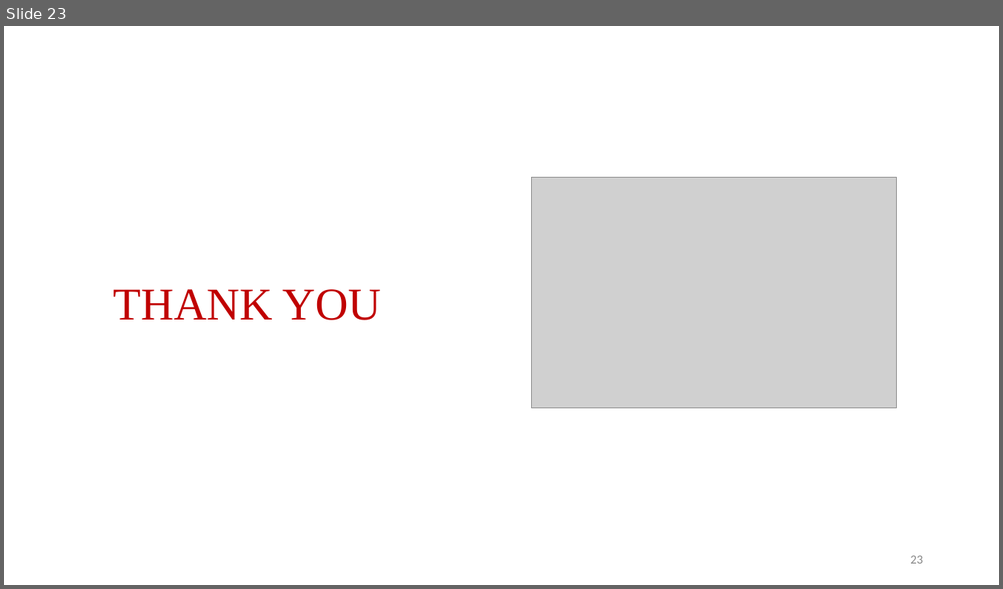
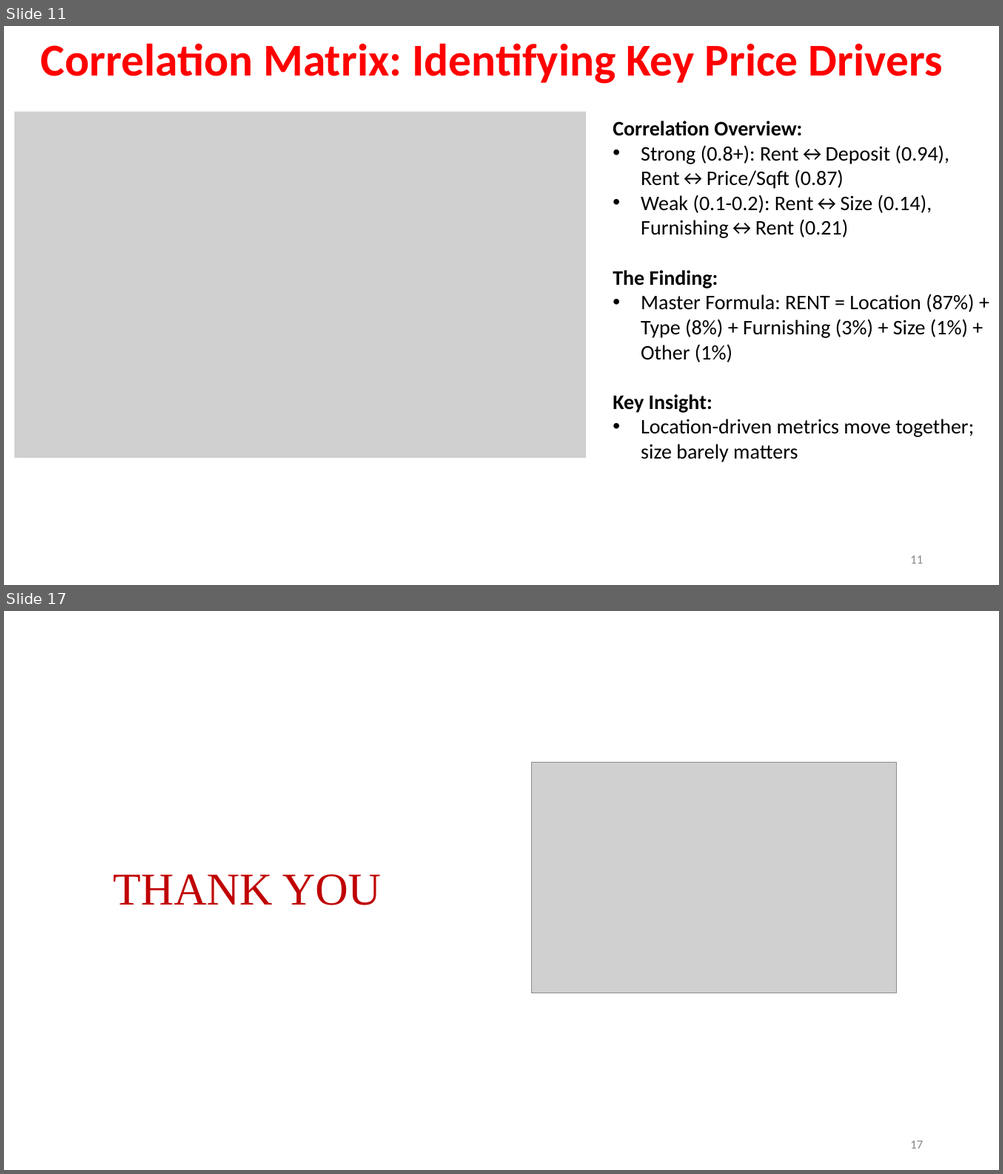
Before and after one commit to Rohit-Girhe/Web-Scrapping-Project, a slide deck: Webscrapping.pptx. Shown one above the other, each under a label of ours: slide 23 before the commit, slides 11 and 17 after it; the slides between them are not shown. The pictures are 1003x589 and 1003x1174 pixels, drawn with LibreOffice and Linux fonts; fonts in the diff are those of the drawing; grey boxes stand for pictures; background and template pictures are left out. Boxes give left, top, right and bottom in pixels: in the first picture for what was removed or moved away, otherwise in the second. Text is boxed around its words. In the diff, an @@ line names an element or a change of style, - is before the commit and + after.

```diff
--- a/Webscrapping.pptx
+++ b/Webscrapping.pptx
@@ slide 11 added at (x1=4, y1=26, x2=999, y2=585), background #FFFFFF @@
@@ text added at (x1=41, y1=43, x2=942, y2=84), 44 pt, text #FF0000, bold @@
+Correlation Matrix: Identifying Key Price Drivers
@@ picture added at (x1=14, y1=112, x2=586, y2=459) @@
@@ text added at (x1=612, y1=121, x2=973, y2=463), 20 pt, text #000000 @@
+Correlation Overview:
+• Strong (0.8+): Rent↔Deposit (0.94), Rent↔Price/Sqft (0.87)
+• Weak (0.1-0.2): Rent↔Size (0.14), Furnishing↔Rent (0.21)
+The Finding:
+• Master Formula: RENT = Location (87%) + Type (8%) + Furnishing (3%) + Size (1%) + Other (1%)
+Key Insight:
+• Location-driven metrics move together; size barely matters
@@ page number added at (x1=910, y1=556, x2=922, y2=564), 12 pt, text #888888 @@
+11
@@ what was slide 23 is now slide 17 @@
@@ page number at (x1=910, y1=1141, x2=922, y2=1149): text changed @@
-23
+17
```
Also in this commit, not shown: 2 slides changed, 13 other slides added, 20 slides removed, 22 other files.
